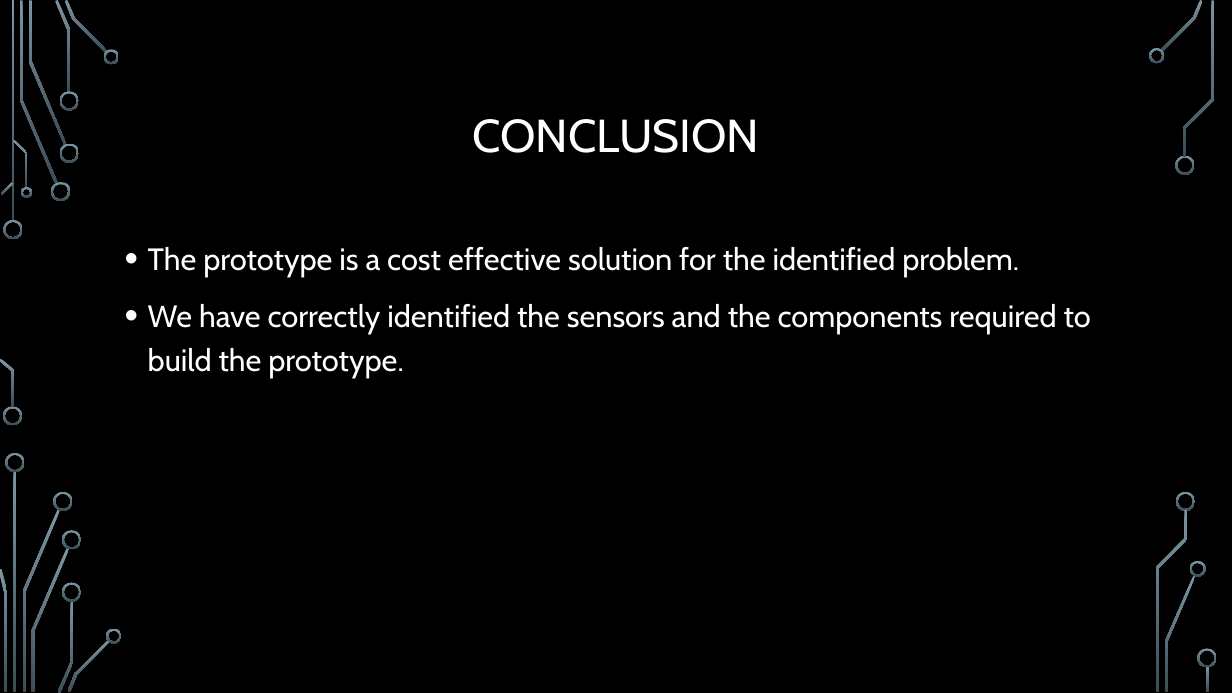
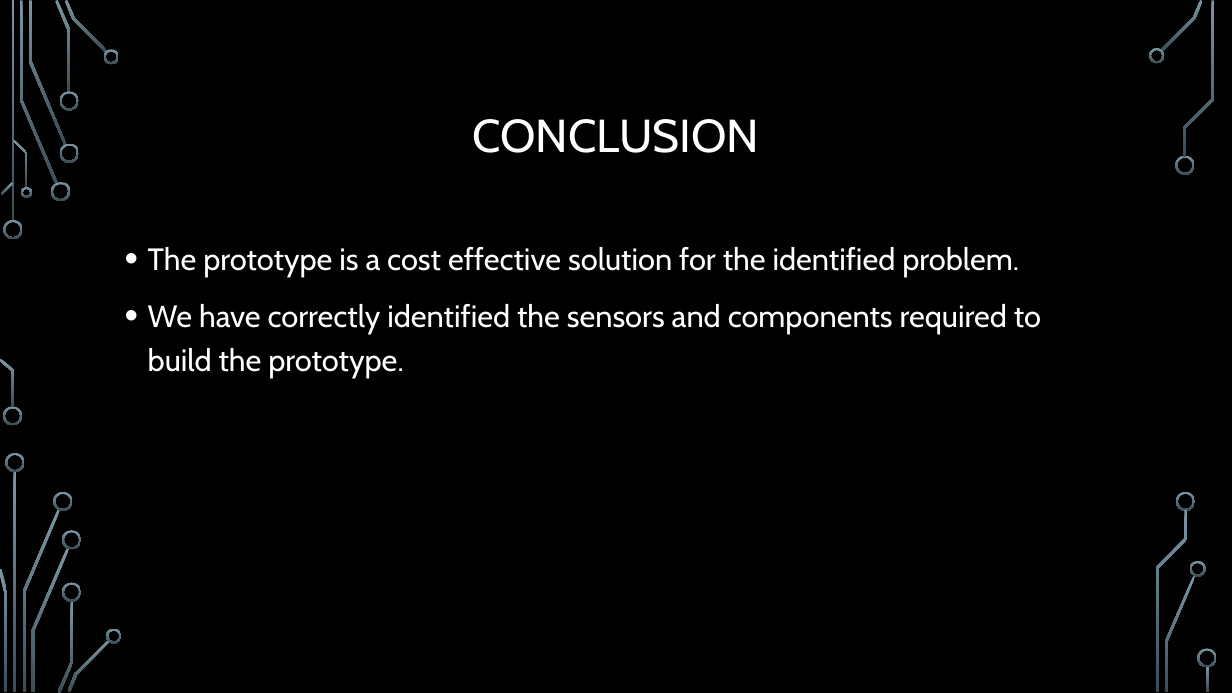
Before and after one commit to manish310794/smart_gloves, a slide deck: slide 10 of First review/First review.pptx. Drawn at 1232x693 pixels with LibreOffice and Linux fonts; fonts in the diff are those of the drawing; background and template pictures are left out. Boxes give left, top, right and bottom in pixels: in the first picture for what was removed or moved away, otherwise in the second. Text is boxed around its words. In the diff, an @@ line names an element or a change of style, - is before the commit and + after.

```diff
--- a/First review/First review.pptx
+++ b/First review/First review.pptx
@@ text at (148,304,1041,378): text changed @@
-• We have correctly identified the sensors and the components required to build the prototype.
+• We have correctly identified the sensors and components required to build the prototype.
```
Also in this commit, not shown: 11 other files.
